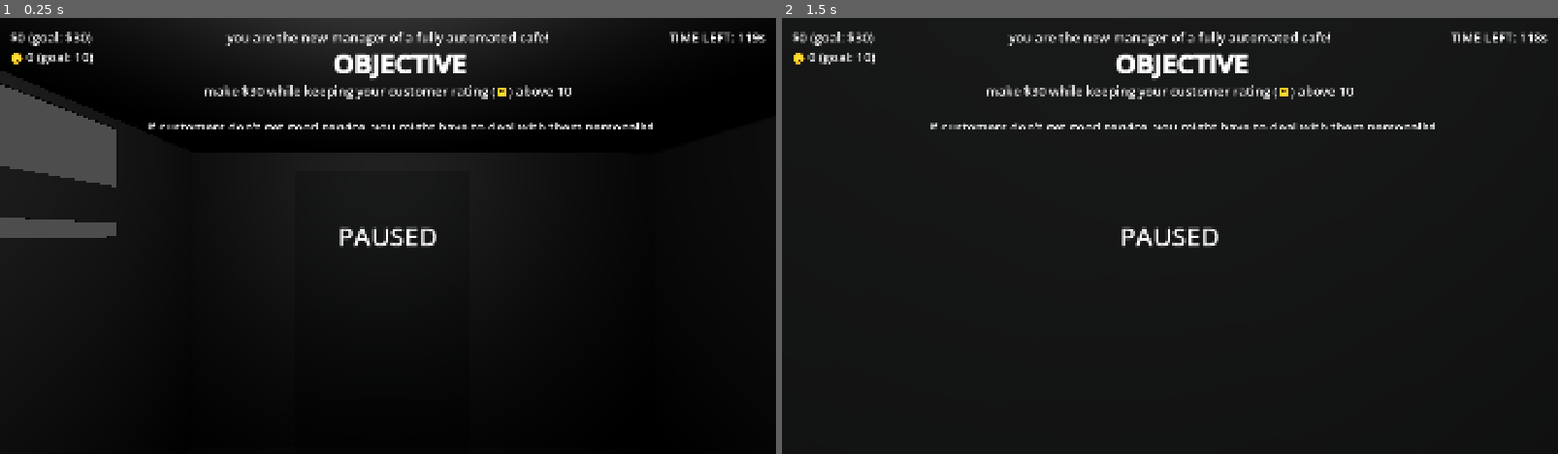
Above: before the commit, frames 1-2 (left to right).
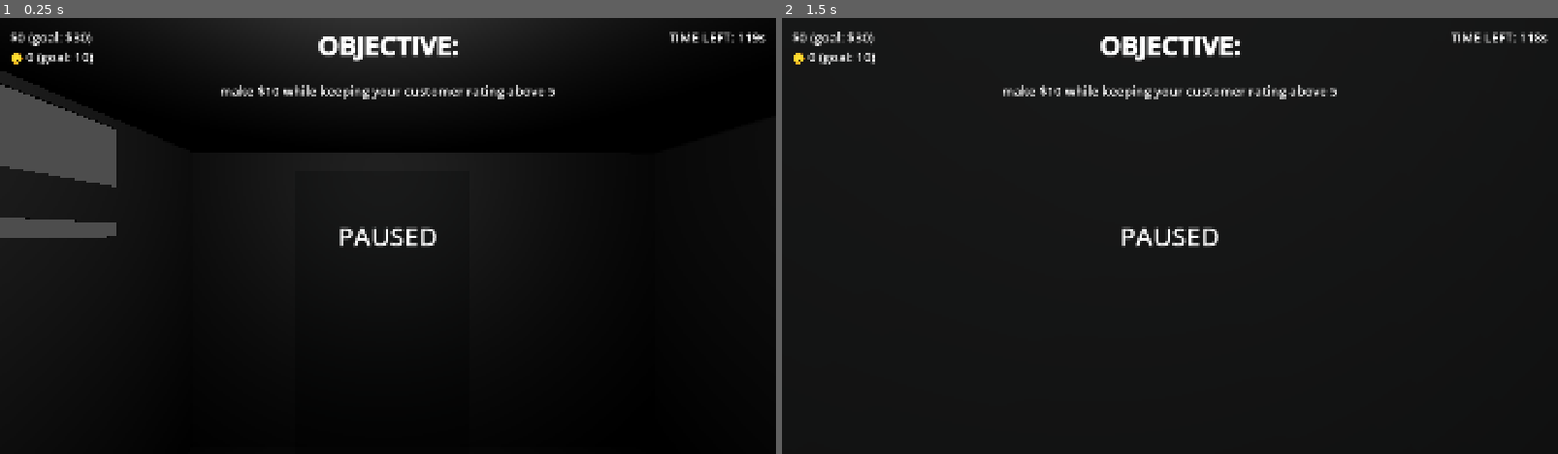
Above: after the commit, the same moments.

Repository: Sunday-Studio-Team/cafe
Game: Godot game, scene res://stationary_cafe.tscn
Same seed, same stepped clock (60 frames per second), same inputs: the game is played once before the commit and once after it. This scene is started directly instead of the project's main scene.
Inputs (mouse positions are in pixels of both pictures, inside the frame that each line leads up to):
- Up to frame 1 (0.25 s): no input
- Up to frame 2 (1.5 s): tap Enter at 0.5 s; move the mouse to (1162, 244) at 0.52 s; hold Shift (sprint) 0.53-1.28 s; hold W (move_forward) from 0.53 s (still down); tap Space at 1.25 s; move the mouse to (1224, 240) at 1.27 s; tap E (interact) at 1.35 s

The runs differ from the first frame. In frame 1, 2.8% of the frame differs, in the area x 19-85%, y 3-26%; in frame 2, 2.8%.
Error before the commit: Invalid assignment of property or key 'modulate' with value of type 'Color' on a base object of type 'Nil'. (res://ui.gd:62)
Error after the commit: Invalid assignment of property or key 'modulate' with value of type 'Color' on a base object of type 'Nil'. (res://ui.gd:35)

Commit message:
fix ui when score changes multiple times quickly

Diff:
--- a/godot/main.tscn
+++ b/godot/main.tscn
@@ -267,7 +267,7 @@
 text = "[b][i]controls [/i][/b]
 [b]WASD[/b] move
 [b]E[/b] interact
-[b]LShift[/b] sprint
+[b]Shift[/b] sprint
 
 [b][i]rules [/i][/b]
 - no running
@@ -422,5 +422,5 @@
 
 [node name="SubViewport" type="SubViewport" parent="MinigameController/MarginContainer/SubViewportContainer" unique_id=1717214408]
 handle_input_locally = false
-size = Vector2i(1420, 880)
+size = Vector2i(2, 2)
 render_target_update_mode = 0
--- a/godot/ui.gd
+++ b/godot/ui.gd
@@ -1,4 +1,6 @@
 extends CanvasLayer
+
+enum ScoreType { MONEY, CUSTOMER }
 
 @export var profit_label: Label
 @export var customer_happiness_label: Label
@@ -17,49 +19,29 @@
 @export var caught_remaking_label: Label
 @export var cctv_indicator: TextureRect
 
+var score_update_tween: Tween
+
 
 func _ready() -> void:
 	Events.time_up.connect(_on_time_up)
 	Events.money_updated.connect(
 		func(_new_value: float, change: float, message: String):
-			var color: Color
-			create_tween().tween_property(profit_label, "modulate", Color.WHITE, 0.75).from(Color.GOLD)
-			if change > 0:
-				color = Color.GREEN
-				score_update_label.text = "+"
-			else:
-				color = Color.RED
-				score_update_label.text = "-"
-			score_update_label.text += "$%s %s" % [abs(int(change)), message]
-			create_tween().tween_property(profit_label, "modulate", Color.WHITE, 0.75).from(color)
-			score_update_label.modulate = color
-			create_tween().tween_property(score_update_label, "modulate:a", 0, 1.5)
-			money_sound.play()
+			_on_score_updated(ScoreType.MONEY, change, message)
 	)
 	Events.customer_score_updated.connect(
 		func(_new_value: float, change: float, message: String):
-			var color: Color
-			if change > 0:
-				color = Color.GREEN
-				gain_points_sound.play()
-				score_update_label.text = "+"
-			else:
-				color = Color.RED
-				lose_points_sound.play()
-				score_update_label.text = "-"
-			score_update_label.text += "🙂%s %s" % [abs(int(change)), message]
-			create_tween().tween_property(customer_happiness_label, "modulate", Color.WHITE, 0.75).from(color)
-			score_update_label.modulate = color
-			create_tween().tween_property(score_update_label, "modulate:a", 0, 1.5)
+			_on_score_updated(ScoreType.CUSTOMER, change, message)
 	)
+	score_update_label.modulate = Color.TRANSPARENT
+
 	objective.text = (
 		"you are the new manager of a fully automated cafe!
 		[b]OBJECTIVE[/b] \n make %s while keeping your customer rating (🙂) above %s \n
 		if customers don't get good service, you might have to deal with them personally!
-		p.s. your boss is watching on the security cameras, so follow the rules."
+		p.s. your boss is watching on the security cameras, so follow the [b][i]rules[/i][/b]."
 		% [Global.float_to_price(Global.goal_profit), Global.goal_customer_score]
 	)
-	score_update_label.modulate = Color.TRANSPARENT
+
 	await get_tree().create_timer(20, false).timeout
 	objective.hide()
 
@@ -121,6 +103,48 @@
 		cctv_indicator.modulate = Color.WHITE
 
 
+# they might ultimately be better separated but i combined the funcs for the ui notis when money
+# and customer scores change since they share a lot of code and use the same label for the updates
+func _on_score_updated(score_type: ScoreType, change: float, message: String) -> void:
+	if score_update_tween != null and score_update_tween.is_running():
+		score_update_tween.kill()
+	score_update_tween = create_tween()
+
+	var color: Color
+	# the score label itself, not the label showing the updates like "+1$" etc
+	var score_label_to_tween: Label
+
+	if change > 0:
+		score_update_label.text = "+"
+		match score_type:
+			ScoreType.MONEY:
+				color = Color.GOLD
+				money_sound.play()
+			ScoreType.CUSTOMER:
+				color = Color.GREEN
+				gain_points_sound.play()
+	else:
+		color = Color.RED
+		score_update_label.text = "-"
+		match score_type:
+			ScoreType.MONEY:
+				pass
+			ScoreType.CUSTOMER:
+				lose_points_sound.play()
+
+	score_update_label.modulate = color
+	match score_type:
+		ScoreType.MONEY:
+			score_update_label.text += "$"
+			score_label_to_tween = profit_label
+		ScoreType.CUSTOMER:
+			score_update_label.text += "🙂"
+			score_label_to_tween = customer_happiness_label
+	create_tween().tween_property(score_label_to_tween, "modulate", Color.WHITE, 0.75).from(color)
+	score_update_label.text += "%s %s" % [abs(int(change)), message]
+	score_update_tween.tween_property(score_update_label, "modulate:a", 0, 2)
+
+
 func _on_time_up() -> void:
 	if (
 		Global.customer_score >= Global.goal_customer_score
